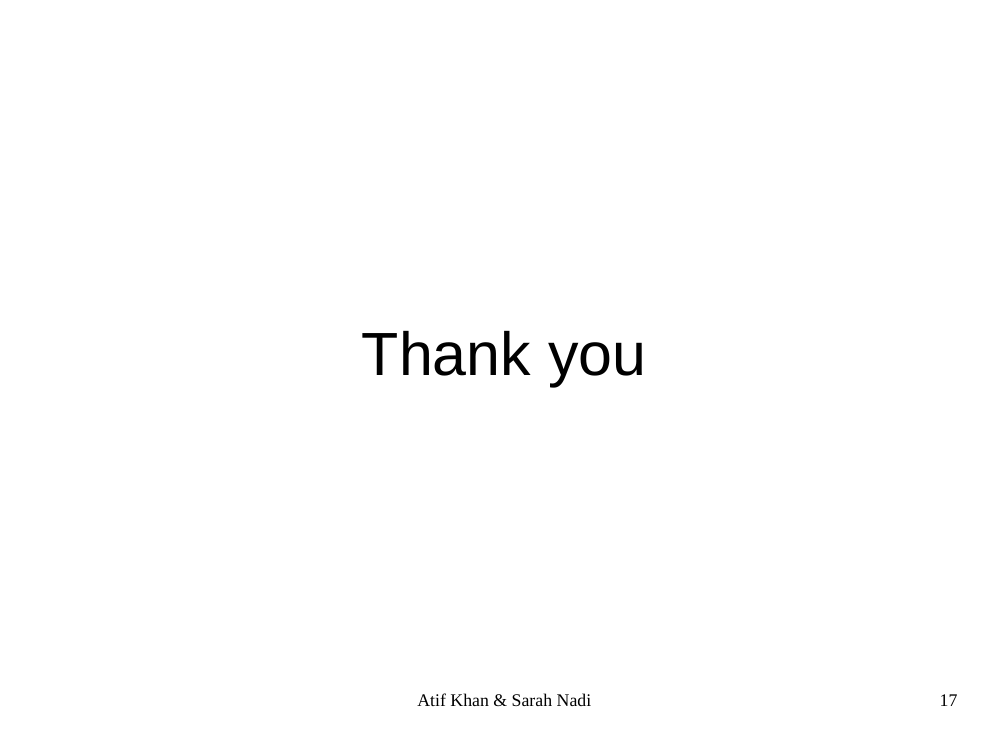
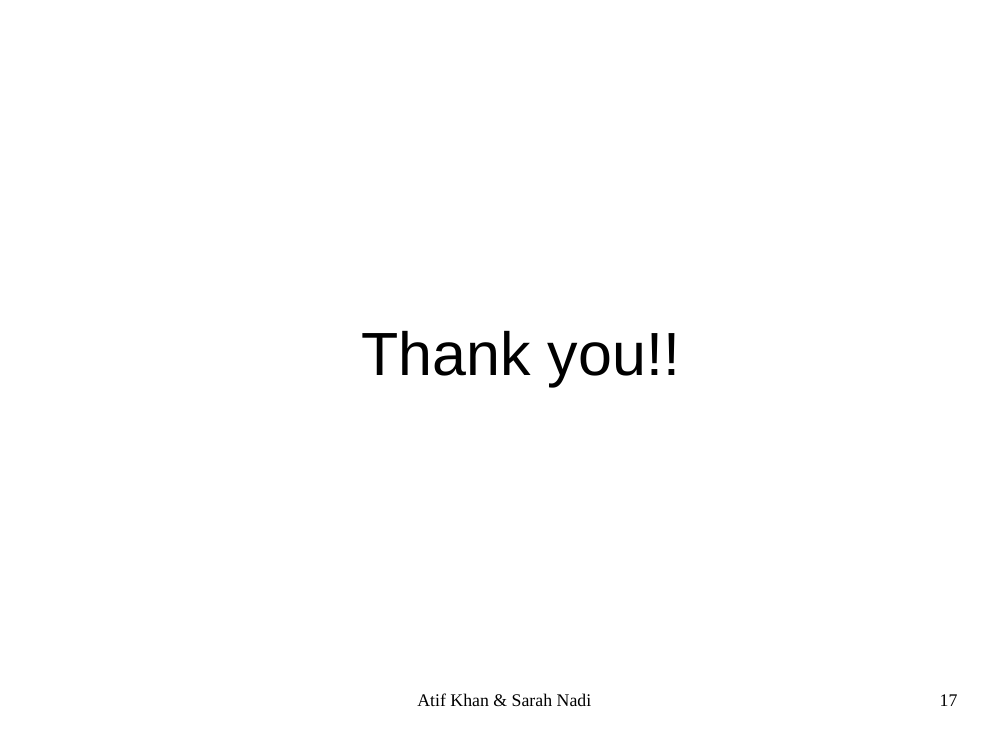
Before and after one commit to snadi/cs898proj, a slide deck: slide 17 of cs898proj/Presentation/CS898ProjPresentation.odp. Drawn at 1008x756 pixels with LibreOffice and Linux fonts; fonts in the diff are those of the drawing. Boxes give left, top, right and bottom in pixels: in the first picture for what was removed or moved away, otherwise in the second. Text is boxed around its words. In the diff, an @@ line names an element or a change of style, - is before the commit and + after.

```diff
--- a/cs898proj/Presentation/CS898ProjPresentation.odp
+++ b/cs898proj/Presentation/CS898ProjPresentation.odp
@@ text at (x1=362, y1=330, x2=680, y2=386): text changed @@
-Thank you
+Thank you!!
```
Also in this commit, not shown: 2 other slides changed.
